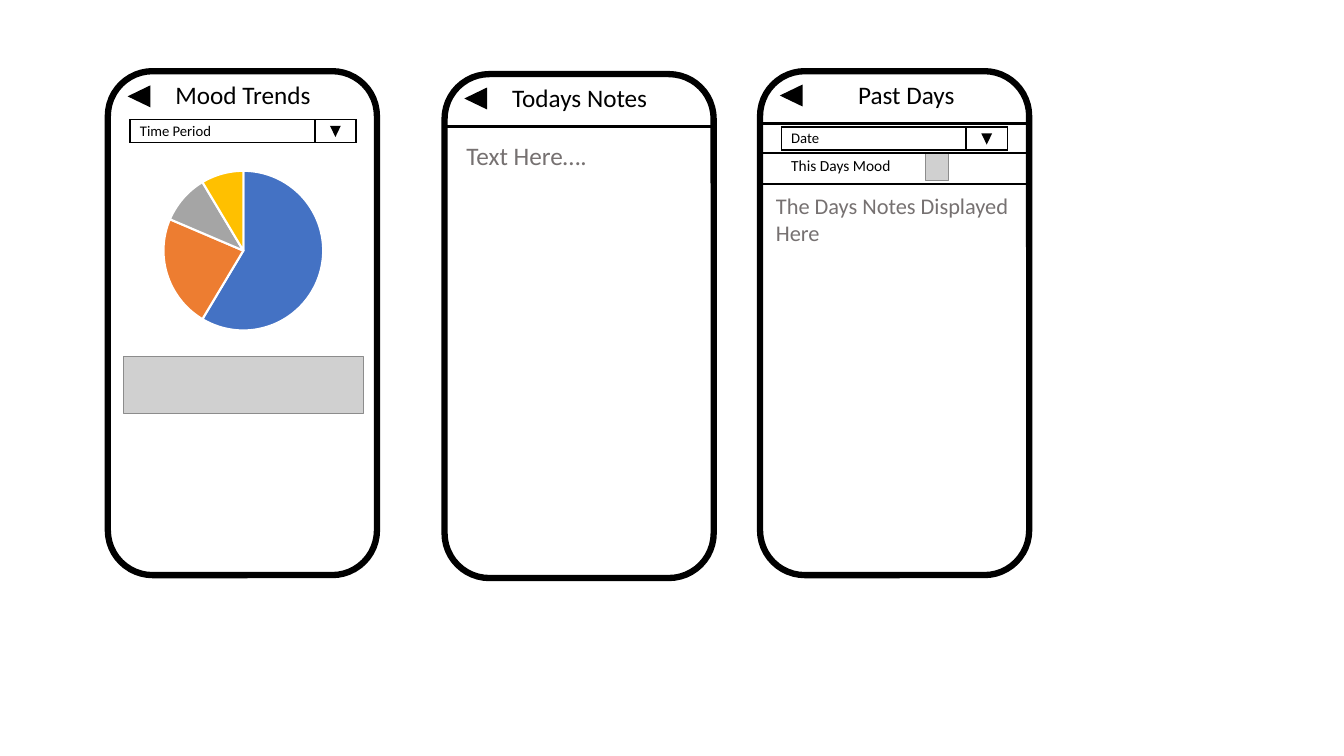
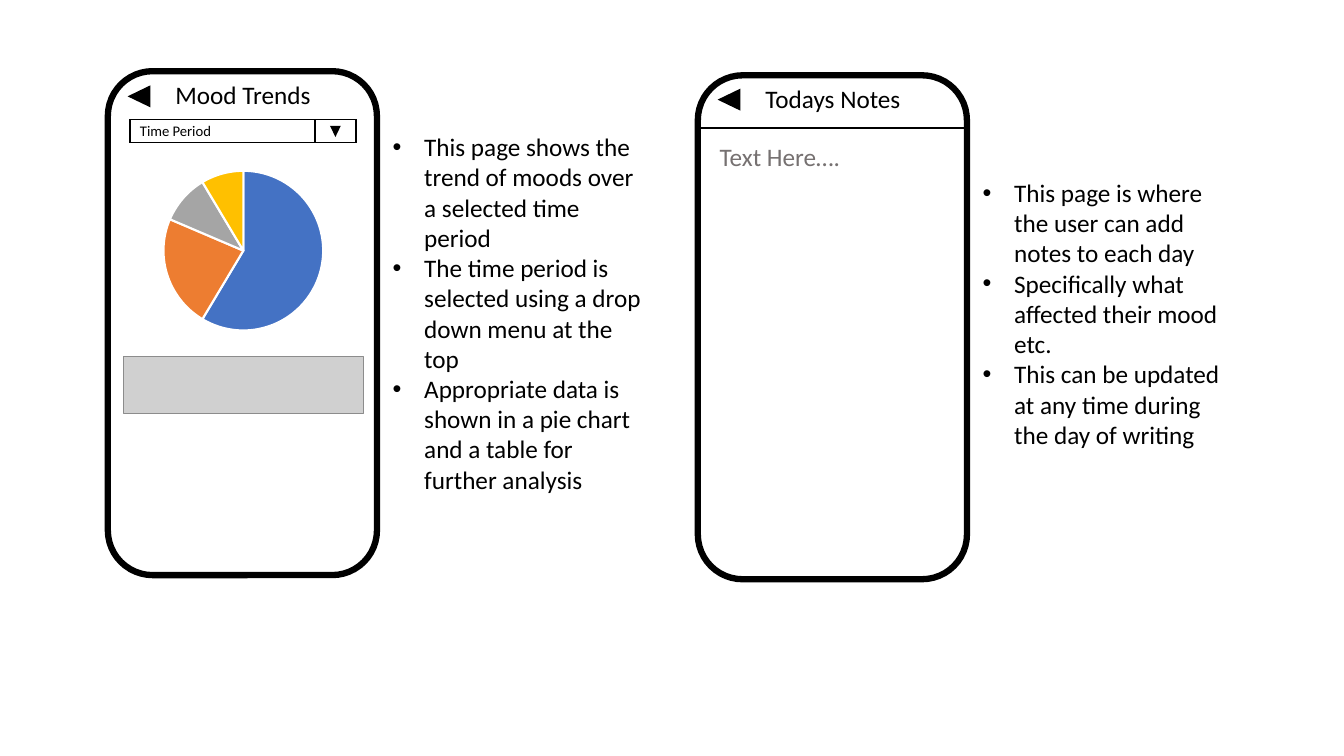
Before and after one commit to ORead6/MAD-CW, a slide deck: slide 5 of Proposal Sketches/Screen Sketchups.pptx (slide 4 before the commit). Drawn at 1344x756 pixels with LibreOffice and Linux fonts; fonts in the diff are those of the drawing; grey boxes stand for pictures. Boxes give left, top, right and bottom in pixels: in the first picture for what was removed or moved away, otherwise in the second. Text is boxed around its words. In the diff, an @@ line names an element or a change of style, - is before the commit and + after.

```diff
--- a/Proposal Sketches/Screen Sketchups.pptx
+++ b/Proposal Sketches/Screen Sketchups.pptx
@@ text added at box(424, 138, 640, 493), 18 pt, text #000000 @@
+• This page shows the trend of moods over a selected time period
+• The time period is selected using a drop down menu at the top
+• Appropriate data is shown in a pie chart and a table for further analysis
@@ 2 texts, 1 rounded rectangle, 1 triangle, 1 line: place and size @@
-2 texts, 1 rounded rectangle, 1 triangle, 1 line at box(445, 75, 714, 579)
+2 texts, 1 rounded rectangle, 1 triangle, 1 line at box(698, 76, 967, 580)
@@ group removed at box(760, 72, 1029, 576): 4 texts, 4 lines, 2 triangles, 1 rounded rectangle, 1 picture, 1 rectangle @@
-Past Days
-This Days Mood
-Date
-The Days Notes Displayed
-Here
@@ text added at box(1014, 184, 1219, 449), 18 pt, text #000000 @@
+• This page is where the user can add notes to each day
+• Specifically what affected their mood etc.
+• This can be updated at any time during the day of writing
```
Also in this commit, not shown: 2 other slides changed, 3 slides added, 1 slide removed.
